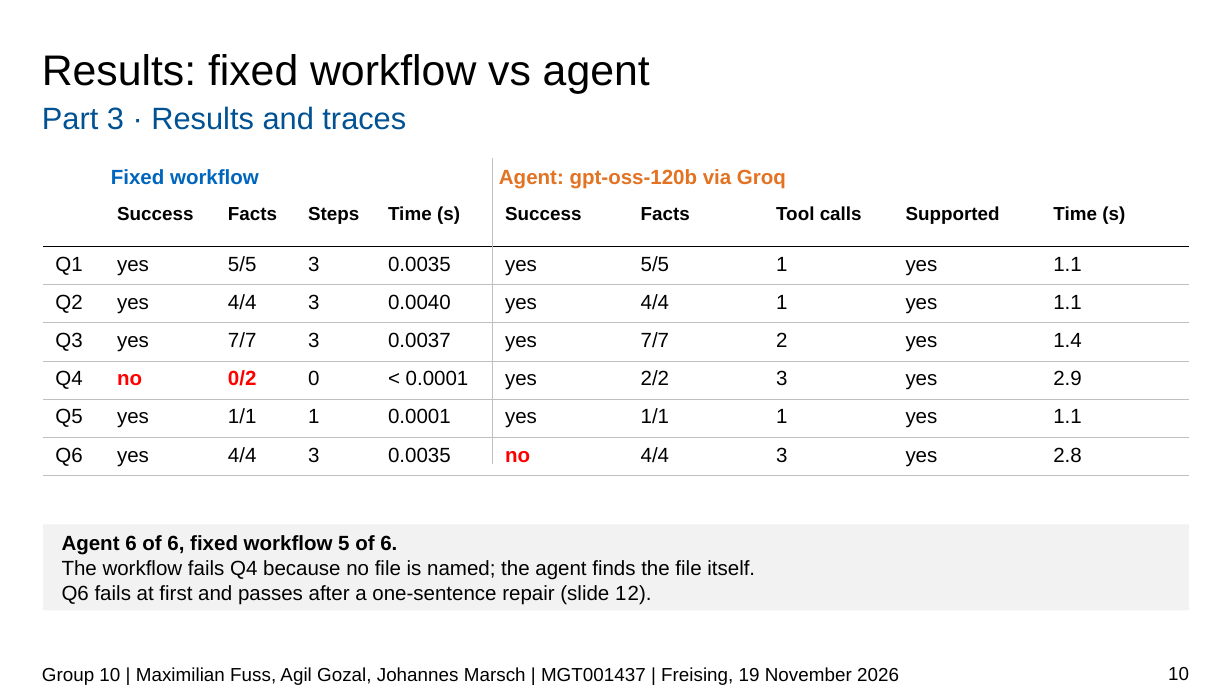
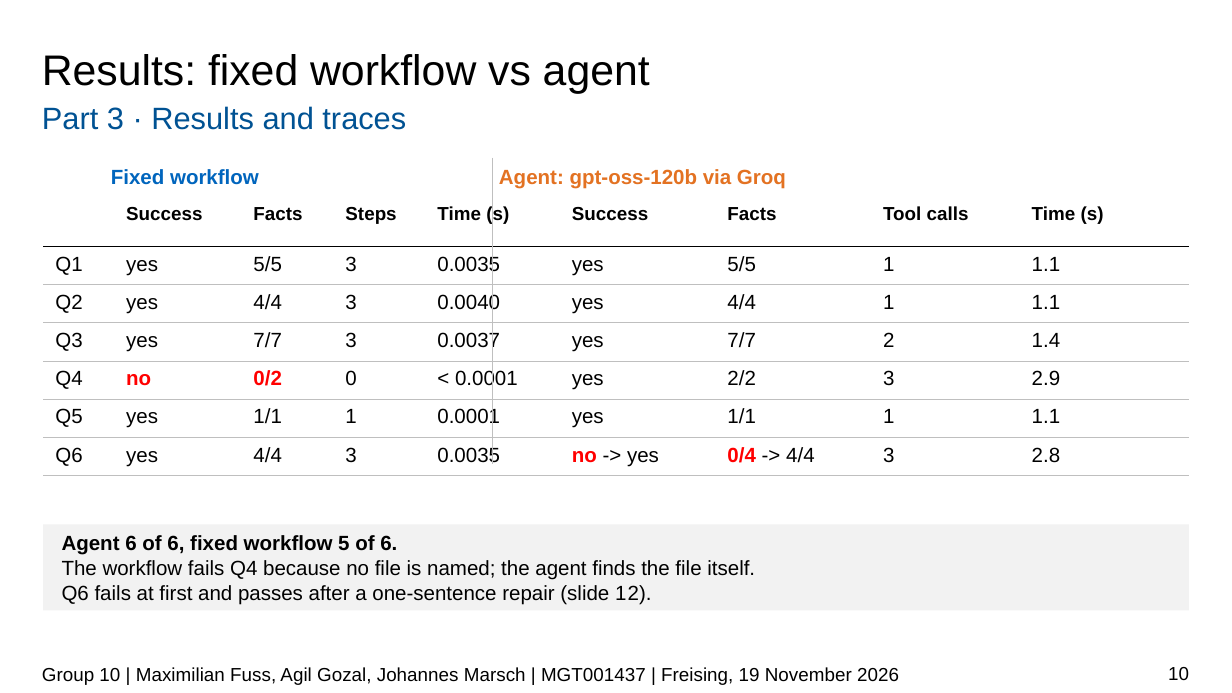
Before and after one commit to JPMarsch/Python_Group_10, a slide deck: slide 10 of presentation/G10_presentation.pptx. Drawn at 1232x693 pixels with LibreOffice and Linux fonts; fonts in the diff are those of the drawing; background and template pictures are left out. Boxes give left, top, right and bottom in pixels: in the first picture for what was removed or moved away, otherwise in the second. Text is boxed around its words. In the diff, an @@ line names an element or a change of style, - is before the commit and + after.

Commit message:
Final!

```diff
--- a/presentation/G10_presentation.pptx
+++ b/presentation/G10_presentation.pptx
@@ table at (43, 197, 1189, 476) @@
-column 6, row 7: no
+column 6, row 7: no -> yes
-column 7, row 7: 4/4
+column 7, row 7: 0/4 -> 4/4
-column 9: Supported | yes | yes | yes | yes | yes | yes
```
